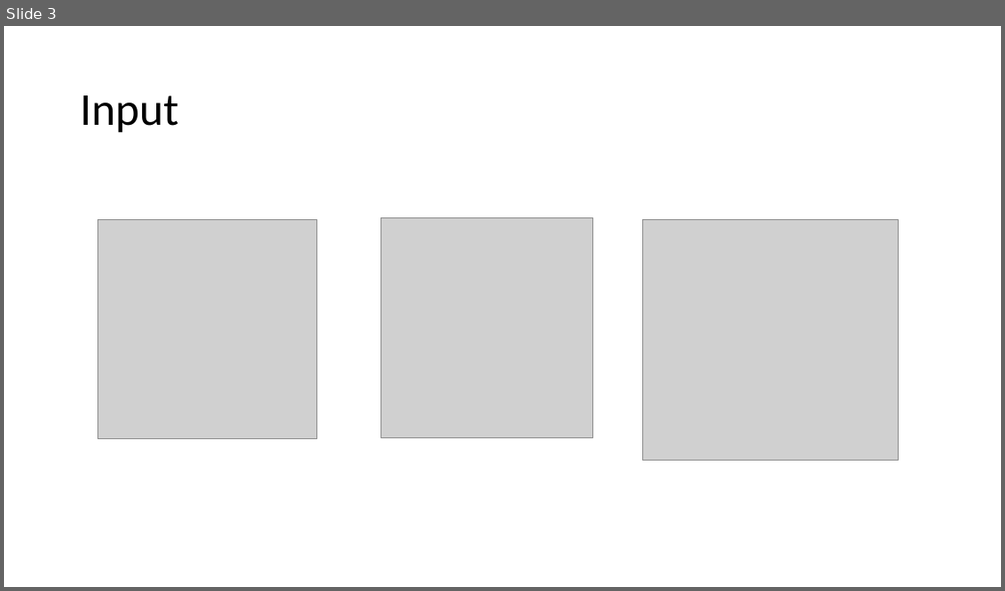
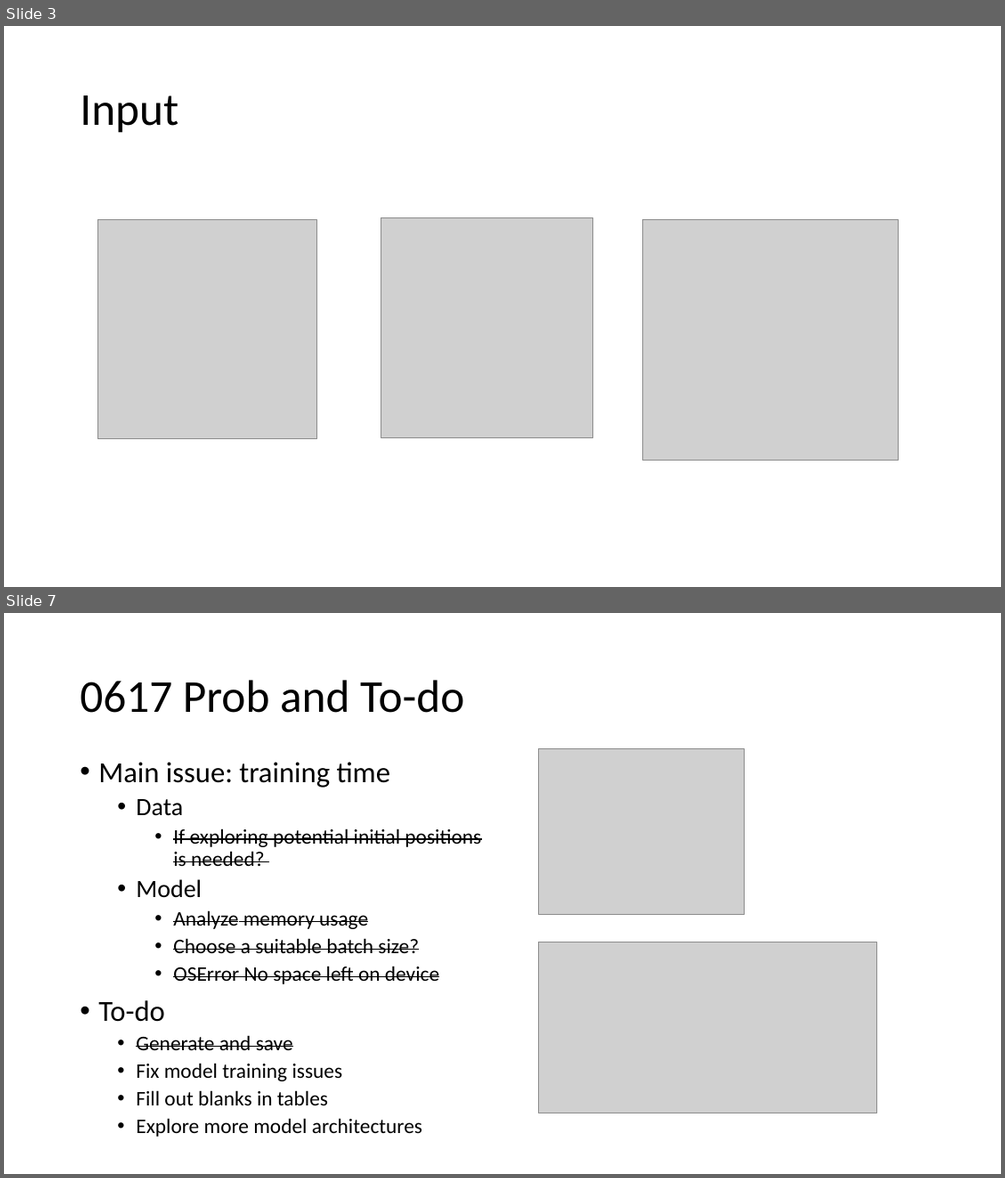
Before and after one commit to Irishikitty/Ligand_binding, a slide deck: Presentation2.pptx. Shown one above the other, each under a label of ours: slide 3 before the commit, slides 3 and 7 after it; the slides between them are not shown. The pictures are 1005x591 and 1005x1178 pixels, drawn with LibreOffice and Linux fonts; fonts in the diff are those of the drawing; grey boxes stand for pictures. Boxes give left, top, right and bottom in pixels: in the first picture for what was removed or moved away, otherwise in the second. Text is boxed around its words. In the diff, an @@ line names an element or a change of style, - is before the commit and + after.

```diff
--- a/Presentation2.pptx
+++ b/Presentation2.pptx
@@ slide 7 added at <box>4,613,1001,1174</box>, background #FFFFFF @@
@@ title added at <box>80,680,464,713</box>, 44 pt, text #000000 @@
+0617 Prob and To-do
@@ text added at <box>98,762,481,1136</box>, 20 pt, text #000000, strikethrough @@
+• Main issue: training time
+  • Data
+    • If exploring potential initial positions is needed?
+  • Model
+    • Analyze memory usage
+    • Choose a suitable batch size?
+    • OSError No space left on device
+• To-do
+  • Generate and save
+  • Fix model training issues
+  • Fill out blanks in tables
+  • Explore more model architectures
@@ picture added at <box>539,749,744,915</box> @@
@@ picture added at <box>539,942,877,1113</box> @@
```
Also in this commit, not shown: 1 slide changed, 2 other slides added, 2 other files.
